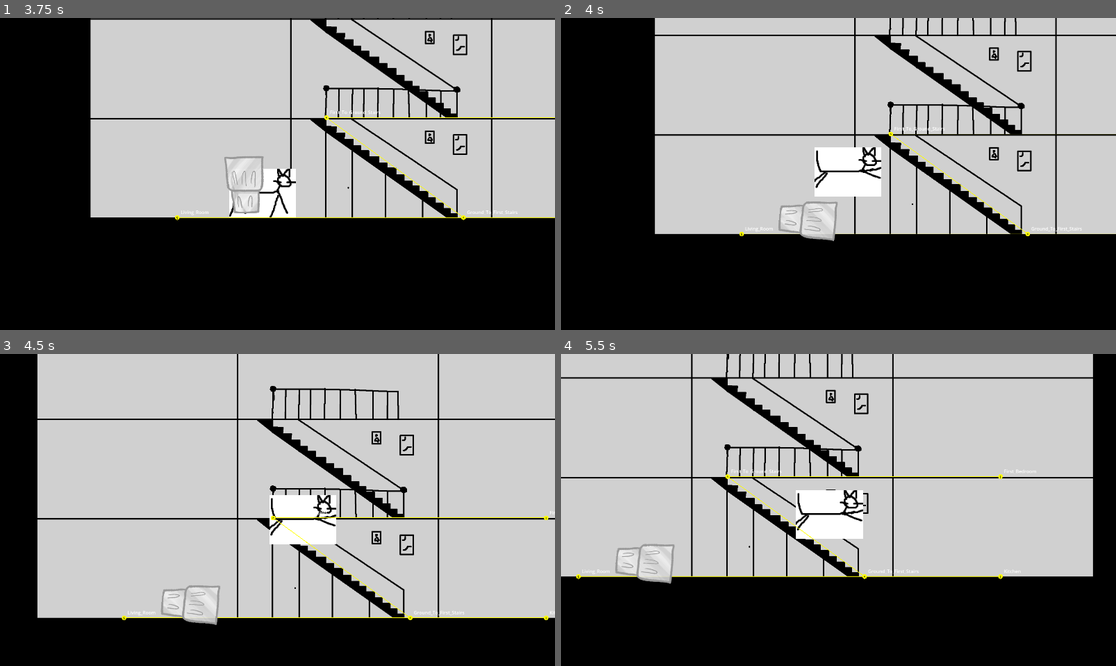
Above: before the commit, frames 1-4 (two rows, left to right).
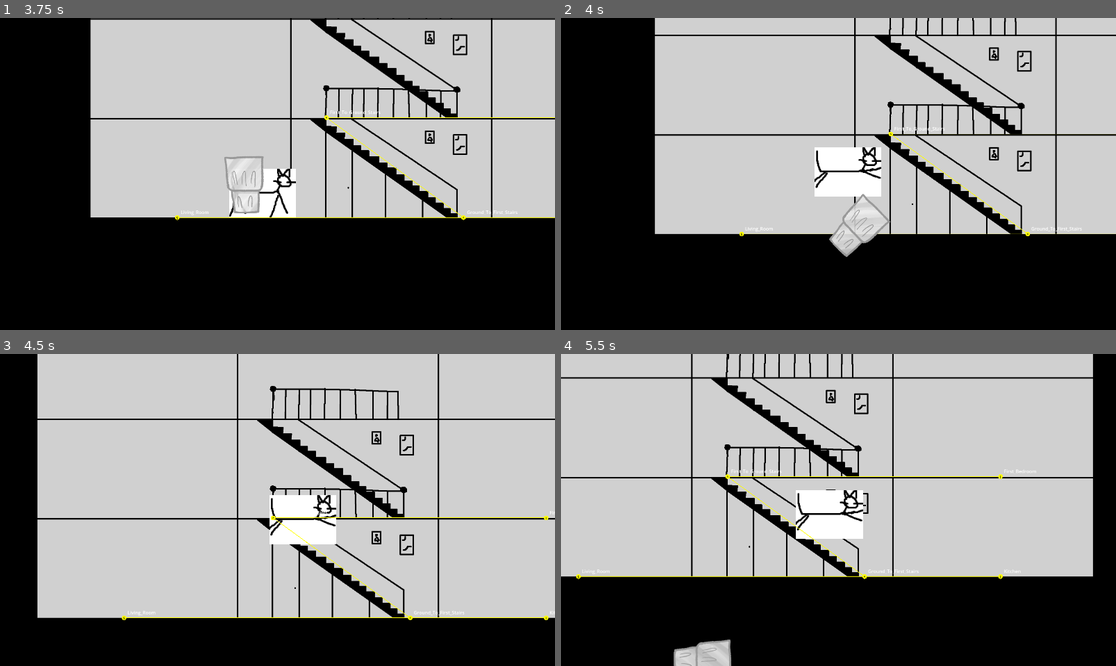
Above: after the commit, the same moments.

Repository: TinTuna/rjvel-bad-ideas-game-jam-2026
Game: Godot game, scene res://scenes/menus/main_menu.tscn
Two runs of this game, one before a commit and one after it. Both use one fixed random seed, a clock stepped at 60 frames per second and the inputs below.
Inputs:
- Up to frame 1 (3.75 s): click "Play" at 0.5 s; tap Enter at 1.25 s; hold E (interact) 1.28-2.03 s; hold D (move_right) 1.28-2.78 s; tap Space (jump) at 1.52, 1.82, 2.27, 2.57 s; tap E (interact) at 2.1 s; hold A (move_left) 2.78-3.53 s; hold E (interact) 2.78-3.53 s; tap G at 2.85 s; hold D (move_right) from 3.53 s (still down); tap 1 at 3.6 s
- Up to frame 2 (4 s): keep holding D (move_right); tap Space (jump) at 3.77 s; tap E (interact) at 3.8 s
- Up to frame 3 (4.5 s): keep holding D (move_right); tap Space (jump) at 4.07 s; hold E (interact) from 4.28 s (still down); tap 2 at 4.35 s
- Up to frame 4 (5.5 s): tap Space (jump) at 4.52, 4.82, 5.27 s; release D (move_right) at 5.03 s; release E (interact) at 5.03 s; hold A (move_left) from 5.03 s (still down); tap 3 at 5.1 s; tap E (interact) at 5.3 s

Frame 1 is identical in both runs. In frame 2, 1.0% of the frame differs, in the area x 39-60%, y 56-77%; in frame 3, 0.4%; in frame 4, 1.2%, in the area x 9-31%, y 60-100%.
Error after the commit: Invalid access to property or key 'player_stress_changed' on a base object of type 'Node (event_bus.gd)'. (res://scripts/ui/hud.gd:43)

Commit message:
feat: added animation to the glass knock to floor chore: cleaned up unused stress references

Diff:
--- a/scenes/entities/glass.tscn
+++ b/scenes/entities/glass.tscn
@@ -5,6 +5,104 @@
 
 [sub_resource type="RectangleShape2D" id="RectangleShape2D_la146"]
 size = Vector2(177, 220)
+
+[sub_resource type="Animation" id="Animation_tt2js"]
+length = 0.001
+tracks/0/type = "value"
+tracks/0/imported = false
+tracks/0/enabled = true
+tracks/0/path = NodePath("Sprite:rotation")
+tracks/0/interp = 1
+tracks/0/loop_wrap = true
+tracks/0/keys = {
+"times": PackedFloat32Array(0),
+"transitions": PackedFloat32Array(1),
+"update": 0,
+"values": [0.0]
+}
+tracks/1/type = "value"
+tracks/1/imported = false
+tracks/1/enabled = true
+tracks/1/path = NodePath("Sprite:position")
+tracks/1/interp = 1
+tracks/1/loop_wrap = true
+tracks/1/keys = {
+"times": PackedFloat32Array(0),
+"transitions": PackedFloat32Array(1),
+"update": 0,
+"values": [Vector2(0, 0)]
+}
+tracks/2/type = "value"
+tracks/2/imported = false
+tracks/2/enabled = true
+tracks/2/path = NodePath("Sprite:position:x")
+tracks/2/interp = 1
+tracks/2/loop_wrap = true
+tracks/2/keys = {
+"times": PackedFloat32Array(0),
+"transitions": PackedFloat32Array(1),
+"update": 1,
+"values": [0.0]
+}
+tracks/3/type = "value"
+tracks/3/imported = false
+tracks/3/enabled = true
+tracks/3/path = NodePath("Sprite:position:y")
+tracks/3/interp = 1
+tracks/3/loop_wrap = true
+tracks/3/keys = {
+"times": PackedFloat32Array(0),
+"transitions": PackedFloat32Array(1),
+"update": 1,
+"values": [0.0]
+}
+
+[sub_resource type="Animation" id="Animation_la146"]
+resource_name = "knock_glass_to_floor"
+length = 0.5
+step = 0.5
+tracks/0/type = "value"
+tracks/0/imported = false
+tracks/0/enabled = true
+tracks/0/path = NodePath("Sprite:rotation")
+tracks/0/interp = 1
+tracks/0/loop_wrap = true
+tracks/0/keys = {
+"times": PackedFloat32Array(0, 0.5),
+"transitions": PackedFloat32Array(0.5547847, 1),
+"update": 0,
+"values": [0.0, 1.5707963267948966]
+}
+tracks/1/type = "value"
+tracks/1/imported = false
+tracks/1/enabled = true
+tracks/1/path = NodePath("Sprite:position:x")
+tracks/1/interp = 1
+tracks/1/loop_wrap = true
+tracks/1/keys = {
+"times": PackedFloat32Array(0, 0.5),
+"transitions": PackedFloat32Array(0.22531223, 0.5547847),
+"update": 0,
+"values": [0.0, 200.0]
+}
+tracks/2/type = "value"
+tracks/2/imported = false
+tracks/2/enabled = true
+tracks/2/path = NodePath("Sprite:position:y")
+tracks/2/interp = 1
+tracks/2/loop_wrap = true
+tracks/2/keys = {
+"times": PackedFloat32Array(0, 0.5),
+"transitions": PackedFloat32Array(1.3660406, 9.8),
+"update": 0,
+"values": [0.0, 400.0]
+}
+
+[sub_resource type="AnimationLibrary" id="AnimationLibrary_4wsil"]
+_data = {
+&"RESET": SubResource("Animation_tt2js"),
+&"knock_glass_to_floor": SubResource("Animation_la146")
+}
 
 [node name="Glass" type="Area2D" unique_id=2087202024]
 script = ExtResource("1_8lmwj")
@@ -15,3 +113,6 @@
 [node name="CollisionShape2D" type="CollisionShape2D" parent="." unique_id=1664219156]
 position = Vector2(2, -1)
 shape = SubResource("RectangleShape2D_la146")
+
+[node name="AnimationPlayer" type="AnimationPlayer" parent="." unique_id=807651266]
+libraries/ = SubResource("AnimationLibrary_4wsil")
--- a/scenes/ui/hud.tscn
+++ b/scenes/ui/hud.tscn
@@ -37,30 +37,6 @@
 layout_mode = 2
 size_flags_horizontal = 3
 
-[node name="StressMeter" type="HBoxContainer" parent="MarginContainer/VBoxContainer/TopRow" unique_id=1544054642]
-unique_name_in_owner = true
-layout_mode = 2
-theme_override_constants/separation = 10
-alignment = 2
-
-[node name="StressBolt1" type="ColorRect" parent="MarginContainer/VBoxContainer/TopRow/StressMeter" unique_id=1355338047]
-unique_name_in_owner = true
-custom_minimum_size = Vector2(30, 30)
-layout_mode = 2
-color = Color(1, 1, 0, 1)
-
-[node name="StressBolt2" type="ColorRect" parent="MarginContainer/VBoxContainer/TopRow/StressMeter" unique_id=1611833788]
-unique_name_in_owner = true
-custom_minimum_size = Vector2(30, 30)
-layout_mode = 2
-color = Color(1, 1, 0, 1)
-
-[node name="StressBolt3" type="ColorRect" parent="MarginContainer/VBoxContainer/TopRow/StressMeter" unique_id=1380583305]
-unique_name_in_owner = true
-custom_minimum_size = Vector2(30, 30)
-layout_mode = 2
-color = Color(1, 1, 0, 1)
-
 [node name="BottomSpacer" type="Control" parent="MarginContainer/VBoxContainer" unique_id=632065242]
 layout_mode = 2
 size_flags_vertical = 3
--- a/scripts/autoloads/event_bus.gd
+++ b/scripts/autoloads/event_bus.gd
@@ -28,17 +28,6 @@
 # ============================================================================
 # PLAYER EVENTS
 # ============================================================================
-
-## Emitted when player stress level changes
-## @param new_stress: int - New stress level (0-3)
-signal player_stress_changed(new_stress: int)
-
-## Emitted when player loses stress (touched by human)
-## @param amount: int - Amount of stress lost (typically 1)
-signal player_stress_lost(amount: int)
-
-## Emitted when player stress is fully restored (rested in Cat Box)
-signal player_stress_restored()
 
 ## Emitted when a new day/level starts
 ## @param day_number: int - Day of week (0-6, 0=Monday)
--- a/scripts/autoloads/stats_tracker.gd
+++ b/scripts/autoloads/stats_tracker.gd
@@ -85,8 +85,6 @@
 
 func _connect_events() -> void:
 	EventBus.glass_knocked_down.connect(_on_glass_knocked_down)
-	EventBus.player_stress_lost.connect(_on_player_stress_lost)
-	EventBus.player_stress_restored.connect(_on_player_stress_restored)
 	EventBus.day_started.connect(_on_day_started)
 	EventBus.cat_jumped.connect(_on_cat_jumped)
 	EventBus.cat_pushed_back.connect(_on_cat_pushed_back)
@@ -94,15 +92,6 @@
 
 func _on_glass_knocked_down() -> void:
 	increment("glasses_knocked_over")
-
-
-func _on_player_stress_lost(_amount: int) -> void:
-	increment("times_caught")
-
-
-func _on_player_stress_restored() -> void:
-	increment("times_rested")
-
 
 func _on_day_started(_day_number: int) -> void:
 	increment("days_completed")
--- a/scripts/entities/ai/family_member_base.gd
+++ b/scripts/entities/ai/family_member_base.gd
@@ -264,7 +264,6 @@
 
 func on_cat_touched(cat: Node2D) -> void:
 	print("Cat touched!")
-	EventBus.player_stress_lost.emit(1)
 	cat.push_back(global_position)
 
 
--- a/scripts/entities/glass.gd
+++ b/scripts/entities/glass.gd
@@ -1,6 +1,6 @@
 extends Interactable
 
-@onready var glass: Sprite2D = $Sprite
+@onready var animation_player: AnimationPlayer = $AnimationPlayer
 
 var is_down: bool = false
 
@@ -16,12 +16,10 @@
 
 func interact() -> void:
 	if is_down == false:
-		glass.rotation = -80
-		glass.position.y += 60
 		is_down = true
+		animation_player.play("knock_glass_to_floor")
 		EventBus.glass_knocked_down.emit()
 
 func glass_reset() -> void:
 	is_down = false
-	glass.rotation = 0
-	glass.position.y -= 60
+	animation_player.play_backwards("knock_glass_to_floor")
